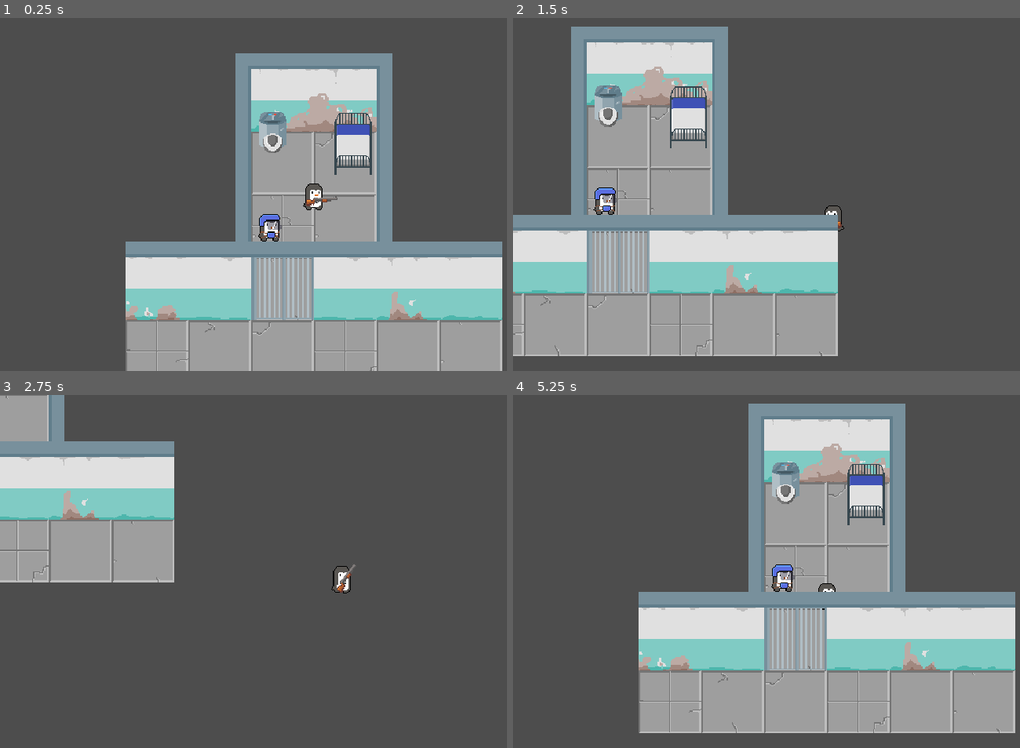
Above: before the commit, frames 1-4 (two rows, left to right).
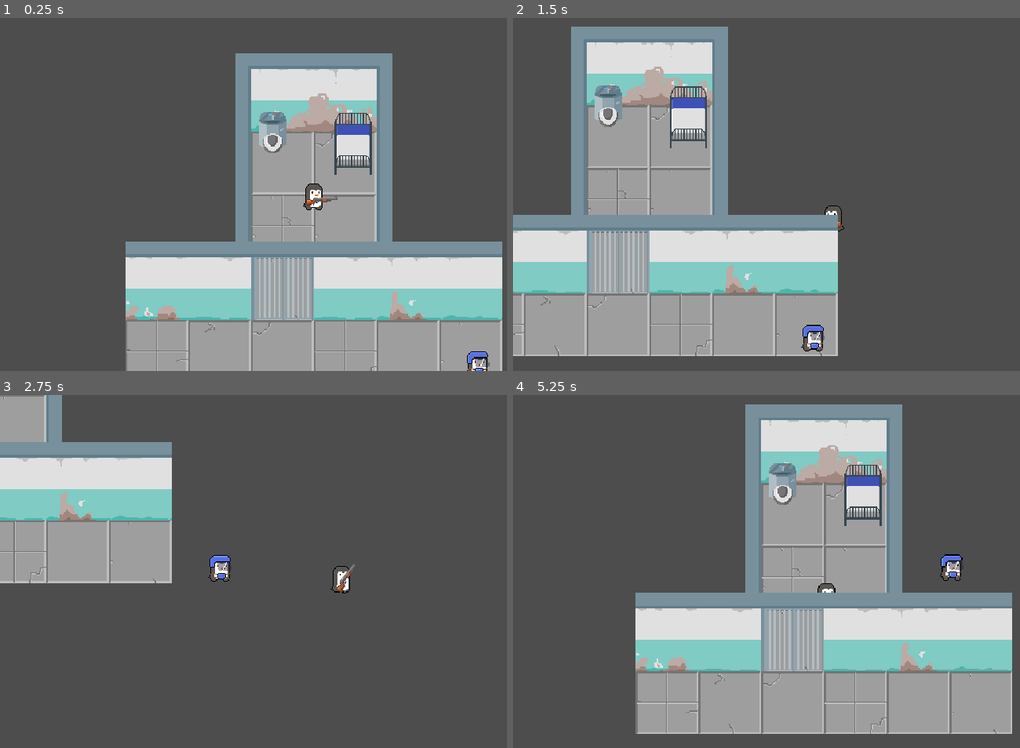
Above: after the commit, the same moments.

Repository: thechristinedo/pebbles-goes-to-penguin-prison
Game: Godot game, scene res://Levels/prison_level.tscn
Two runs of this game, one before a commit and one after it. Both use one fixed random seed, a clock stepped at 60 frames per second and the inputs below.
Inputs (mouse positions are in pixels of both pictures, inside the frame that each line leads up to):
- Up to frame 1 (0.25 s): no input
- Up to frame 2 (1.5 s): tap Enter at 0.5 s; move the mouse to (964, 176) at 0.52 s; hold D (right) 0.53-1.28 s; move the mouse to (700, 212) at 1.27 s; hold S (down) from 1.28 s (still down)
- Up to frame 3 (2.75 s): move the mouse to (375, 493) at 2.02 s; release S (down) at 2.03 s; hold D (right) from 2.03 s (still down)
- Up to frame 4 (5.25 s): move the mouse to (796, 642) at 2.77 s; release D (right) at 2.78 s; hold W (up) 2.78-3.53 s; move the mouse to (1014, 624) at 3.52 s; hold A (left) 3.53-5.03 s; move the mouse to (639, 518) at 4.27 s; move the mouse to (857, 571) at 5.02 s; hold S (down) from 5.03 s (still down)

The runs differ from the first frame. In frame 1, 0.5% of the frame differs, in the area x 50-97%, y 55-100%; in frame 2, 0.5%; in frame 3, 2.3%; in frame 4, 9.3%, in the area x 24-100%, y 2-96%.

Commit message:
When entered into the detection zone, the guard follows pebbles

Diff:
--- a/Enemies/fat_penguin_cop.gd
+++ b/Enemies/fat_penguin_cop.gd
@@ -1,8 +1,23 @@
 extends CharacterBody2D
 
 
-const SPEED = 100
+var speed = 50
+var pebbles_chase = false
+var pebbles = null
+
 
 
 func _physics_process(delta):
-	var motion = Vector2()
+	if pebbles_chase:
+		position +=(pebbles.position - position)/speed
+		$AnimatedSprite2D.play("Idle")
+		move_and_collide(Vector2.ZERO)
+
+
+func _on_detection_radius_body_entered(body):
+	pebbles = body
+	pebbles_chase = true
+
+
+func _on_detection_radius_body_exited(body):
+	pass
--- a/Enemies/fat_penguin_cop.tscn
+++ b/Enemies/fat_penguin_cop.tscn
@@ -40,9 +40,11 @@
 }]
 
 [sub_resource type="CircleShape2D" id="CircleShape2D_matj5"]
-radius = 122.147
+radius = 83.6002
 
 [node name="Fat Penguin Cop" type="CharacterBody2D"]
+collision_layer = 3
+collision_mask = 3
 script = ExtResource("1_rkrr8")
 
 [node name="CollisionShape2D" type="CollisionShape2D" parent="."]
@@ -54,7 +56,10 @@
 animation = &"Idle"
 frame_progress = 0.851639
 
-[node name="Radius" type="Area2D" parent="."]
+[node name="Detection_Radius" type="Area2D" parent="."]
 
-[node name="CollisionShape2D" type="CollisionShape2D" parent="Radius"]
+[node name="CollisionShape2D" type="CollisionShape2D" parent="Detection_Radius"]
 shape = SubResource("CircleShape2D_matj5")
+
+[connection signal="body_entered" from="Detection_Radius" to="." method="_on_detection_radius_body_entered"]
+[connection signal="body_exited" from="Detection_Radius" to="." method="_on_detection_radius_body_exited"]
--- a/Levels/prison_level.tscn
+++ b/Levels/prison_level.tscn
@@ -164,6 +164,7 @@
 
 [node name="Toilet" parent="." instance=ExtResource("4_om7kv")]
 position = Vector2(-42, -64)
+freeze = true
 
 [node name="Pebbles" parent="." instance=ExtResource("5_aw3i6")]
 
@@ -174,4 +175,4 @@
 target = NodePath("../Pebbles")
 
 [node name="Fat Penguin Cop" parent="." instance=ExtResource("6_ignc1")]
-position = Vector2(-45, 32)
+position = Vector2(167, 171)
--- a/Scenes/Bed.tscn
+++ b/Scenes/Bed.tscn
@@ -8,6 +8,7 @@
 [node name="Bed" type="RigidBody2D"]
 gravity_scale = 2.66454e-15
 lock_rotation = true
+freeze = true
 
 [node name="Sprite2D" type="Sprite2D" parent="."]
 texture = ExtResource("1_otf2s")
